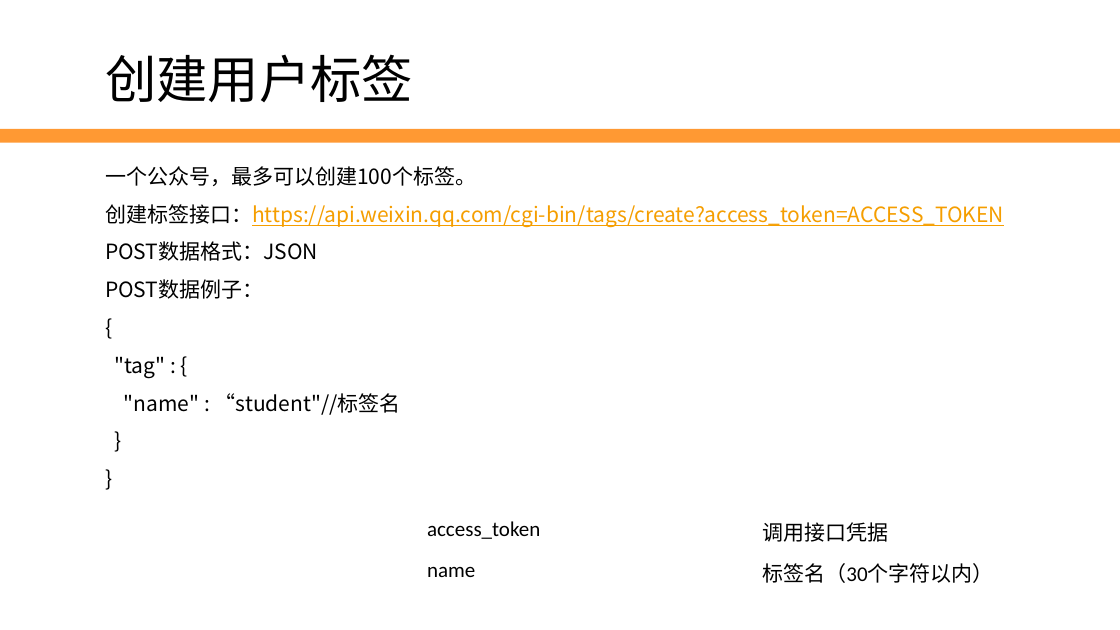
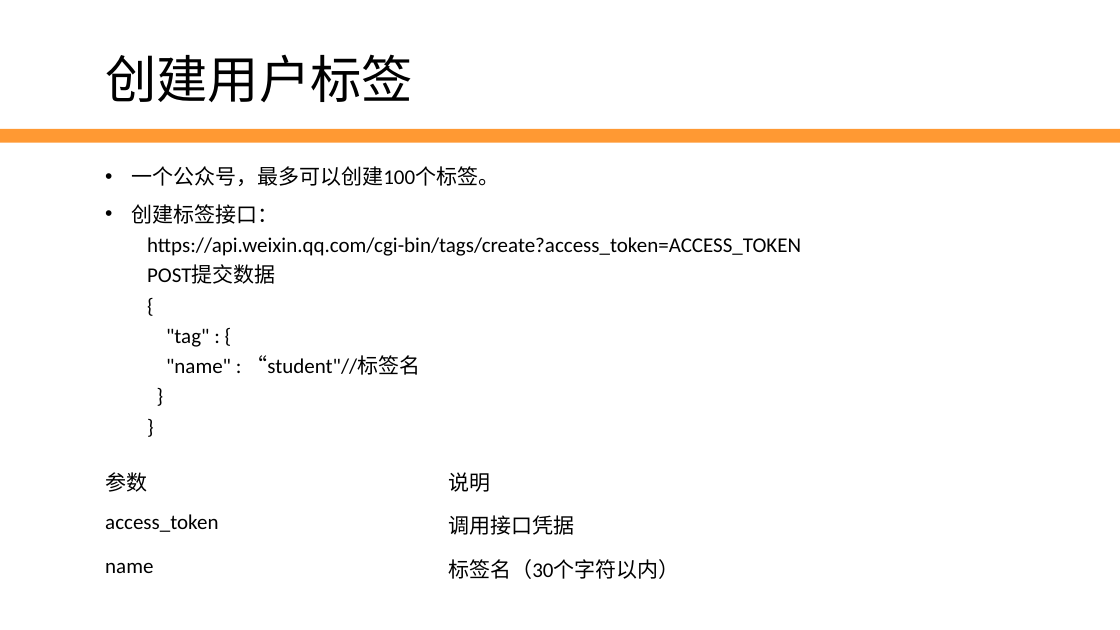
Before and after one commit to edu2act/2017-2018_1st_Wechat_Web_Programming, a slide deck: slide 15 of 课程ppt/第8讲 用户管理.pptx (slide 5 before the commit). Drawn at 1120x630 pixels with LibreOffice and Linux fonts; fonts in the diff are those of the drawing; background and template pictures are left out. Boxes give left, top, right and bottom in pixels: in the first picture for what was removed or moved away, otherwise in the second. Text is boxed around its words. In the diff, an @@ line names an element or a change of style, - is before the commit and + after.

Commit message:
update ppt 8

```diff
--- a/课程ppt/第8讲 用户管理.pptx
+++ b/课程ppt/第8讲 用户管理.pptx
@@ text at (131, 166, 499, 375): font Noto Sans CJK SC to Calibri in "一个公众号，最多可以创建100个标签。", "{", ""tag" : {", ""name" : “student"//标签名" and 2 more places; bullet none to •; list level 1 to 2 in "{"; line spacing 1.5 to 26pt; list level 1 to 2 in ""tag" : {"; list level 1 to 2 in ""name" : “student"//标签名"; list level 1 to 2 in "}" @@
@@ text at (131, 204, 801, 284): text changed; font Noto Sans CJK SC to Calibri; text colour #F59E00 to #000000 @@
-创建标签接口：https://api.weixin.qq.com/cgi-bin/tags/create?access_token=ACCESS_TOKEN
-POST数据格式：JSON
-POST数据例子：
+• 创建标签接口：
+  https://api.weixin.qq.com/cgi-bin/tags/create?access_token=ACCESS_TOKEN
+  POST提交数据
@@ table at (97, 462, 782, 593) @@
+row 1: 参数 | 说明
@@ table: place and size @@
-table at (418, 512, 1089, 594)
+table at (97, 462, 782, 593)
```
Also in this commit, not shown: 20 other slides changed, 3 slides added.
